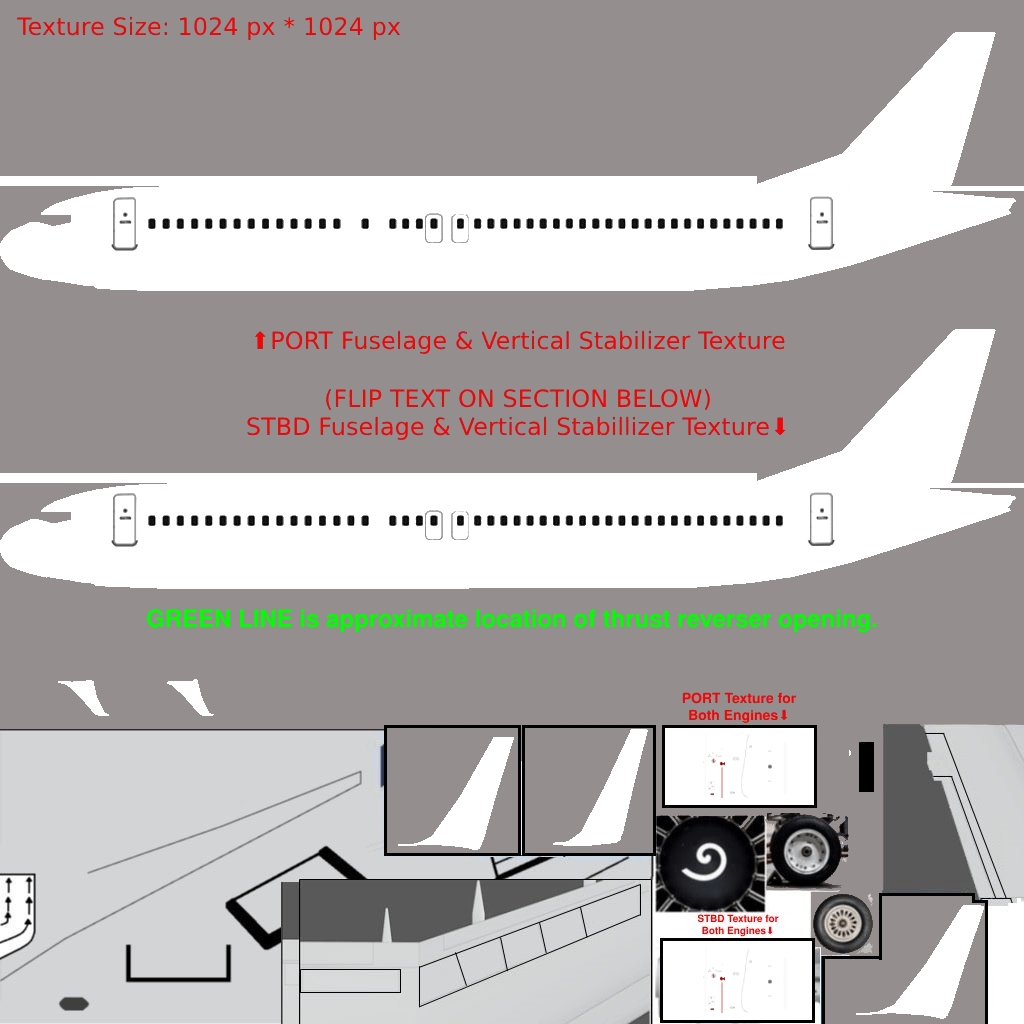
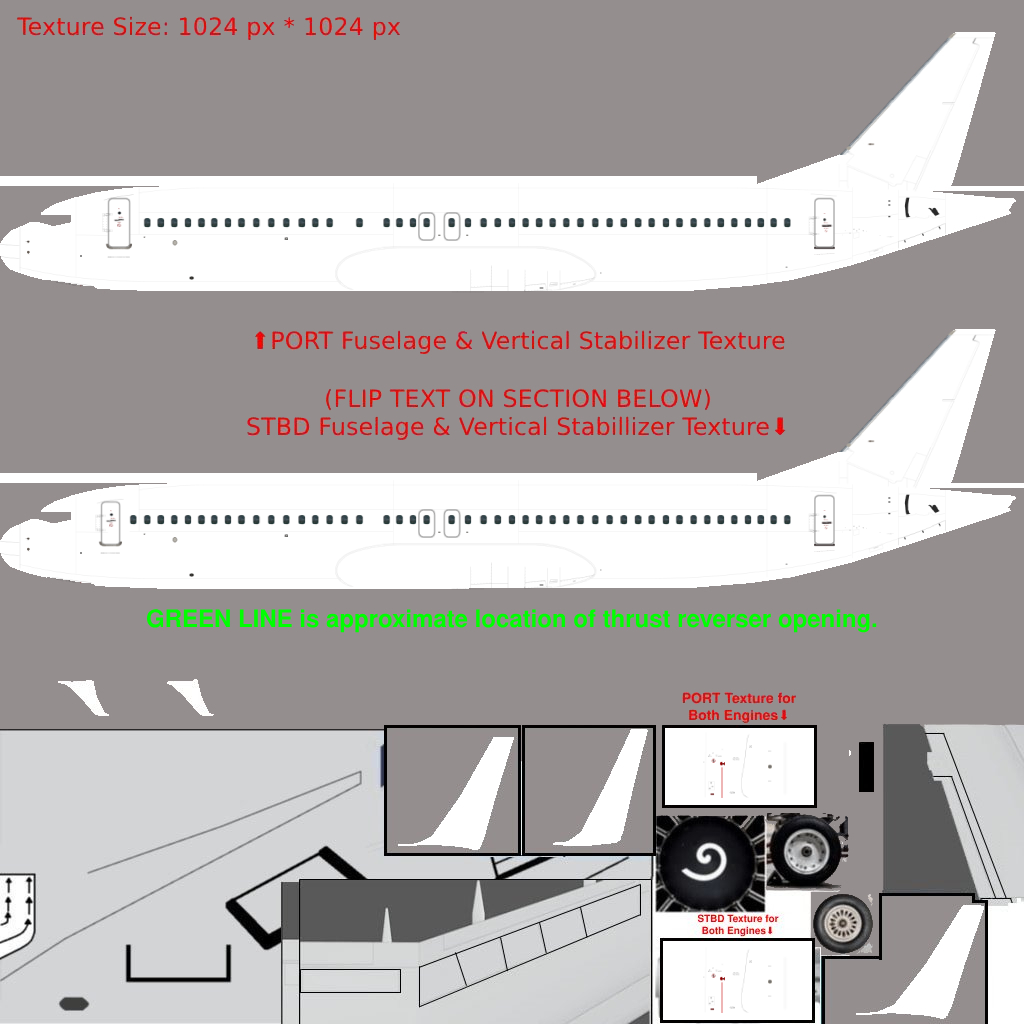
Comparing the layer stacks of the two 1024x1024 images. Changes:
renamed "PASSENGER_CONFIG" to "Pax Config", painted on it over [left=95, top=193, right=837, bottom=554]
added group "Details" with 3 layers above "Background" over [left=0, top=32, right=996, bottom=590]
added layer "Fuselage" in group "Details" over [left=0, top=183, right=946, bottom=590]
added layer "Vert Stab" in group "Details" over [left=824, top=32, right=996, bottom=489]